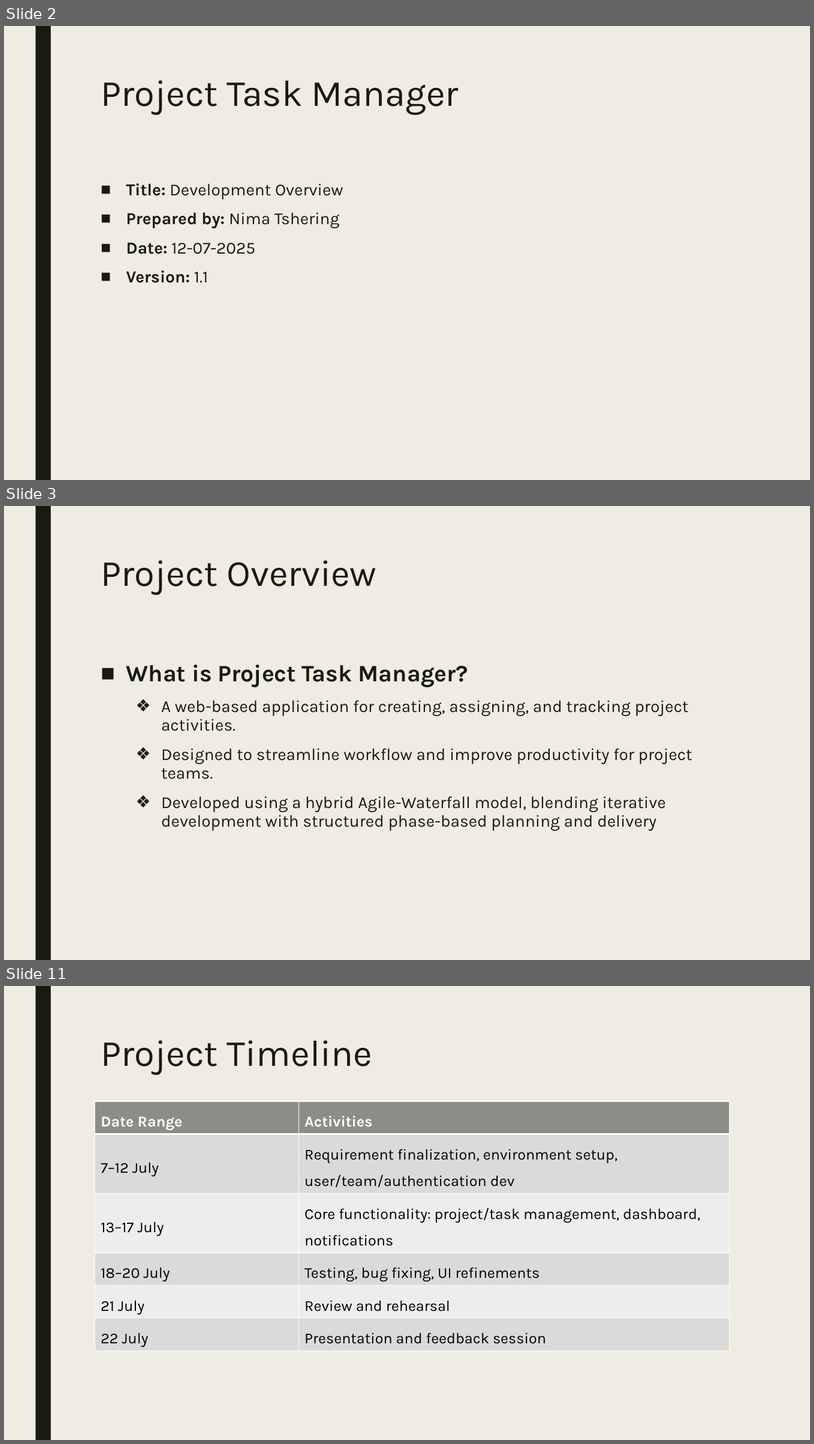
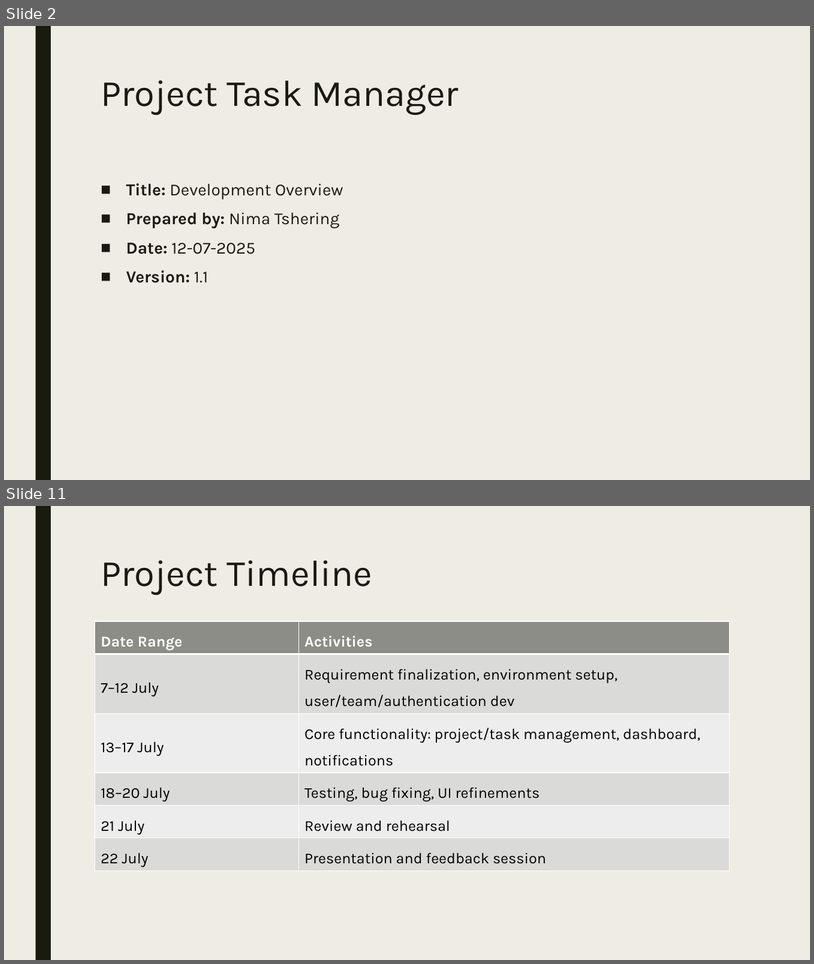
Before and after one commit to nimatshering/capstone-project, a slide deck: Presentation.pptx. Shown one above the other, each under a label of ours: slides 2, 3 and 11 before the commit, slides 2 and 11 after it; the slides between them are not shown. The pictures are 814x1444 and 814x964 pixels, drawn with LibreOffice and Linux fonts; fonts in the diff are those of the drawing. Boxes give left, top, right and bottom in pixels: in the first picture for what was removed or moved away, otherwise in the second. Text is boxed around its words. In the diff, an @@ line names an element or a change of style, - is before the commit and + after.

```diff
--- a/Presentation.pptx
+++ b/Presentation.pptx
@@ slide 3 removed at bbox=[4, 506, 810, 960], background #EFEDE3; not listed: 1 template element that a slide beside it also shows @@
@@ title removed at bbox=[101, 560, 377, 595] @@
-Project Overview
@@ text removed at bbox=[126, 664, 693, 831] @@
-■ What is Project Task Manager?
-  ❖ A web-based application for creating, assigning, and tracking project activities.
-  ❖ Designed to streamline workflow and improve productivity for project teams.
-  ❖ Developed using a hybrid Agile-Waterfall model, blending iterative development with structured phase-based planning and delivery
```
Also in this commit, not shown: 4 slides changed, 8 slides added, 6 other slides removed, 3 other files.
